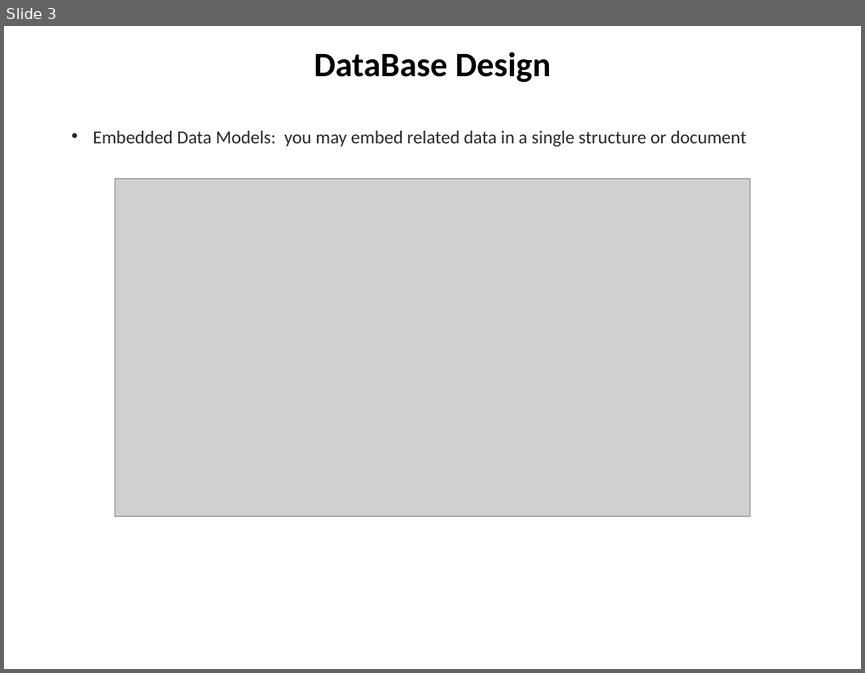
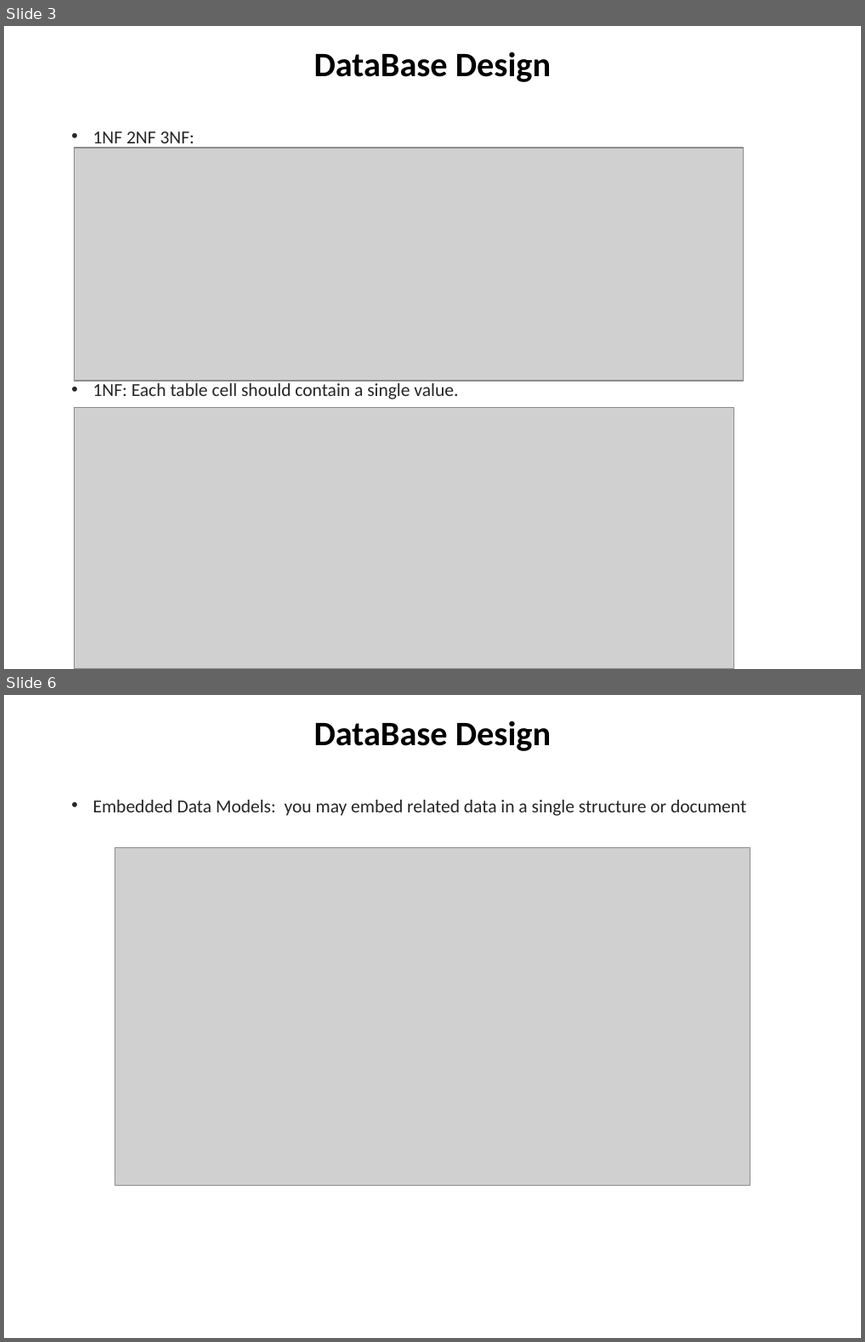
Before and after one commit to chuacw/SGUS-Slides, a slide deck: BCI - Day16 - Data Design & IPFS.pptx. Shown one above the other, each under a label of ours: slide 3 before the commit, slides 3 and 6 after it; the slides between them are not shown. The pictures are 865x673 and 865x1342 pixels, drawn with LibreOffice and Linux fonts; fonts in the diff are those of the drawing; grey boxes stand for pictures. Boxes give left, top, right and bottom in pixels: in the first picture for what was removed or moved away, otherwise in the second. Text is boxed around its words. In the diff, an @@ line names an element or a change of style, - is before the commit and + after.

```diff
--- a/BCI - Day16 - Data Design & IPFS.pptx
+++ b/BCI - Day16 - Data Design & IPFS.pptx
@@ slide 3 added at [4,26,861,669], background #FFFFFF @@
@@ title added at [314,52,551,82], 28.8 pt, text #000000, bold @@
+DataBase Design
@@ picture added at [75,148,743,380] @@
@@ text added at [93,131,458,399], 15.3 pt, text #262626 @@
+• 1NF 2NF 3NF:
+• 1NF: Each table cell should contain a single value.
@@ picture added at [75,408,734,669] @@
@@ what was slide 3 is now slide 6 @@
```
Also in this commit, not shown: 1 slide changed, 2 other slides added, 1 other file.
